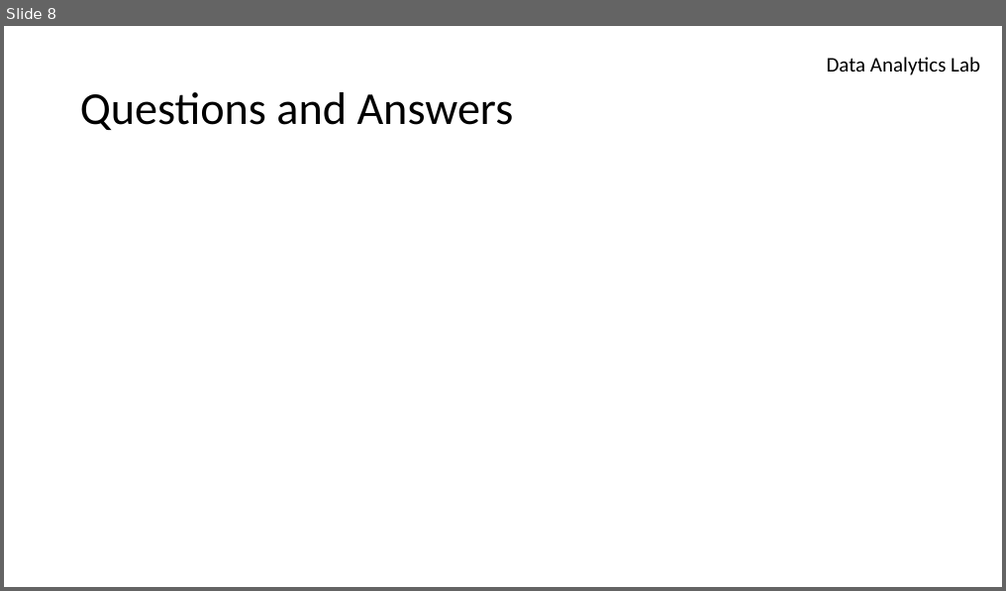
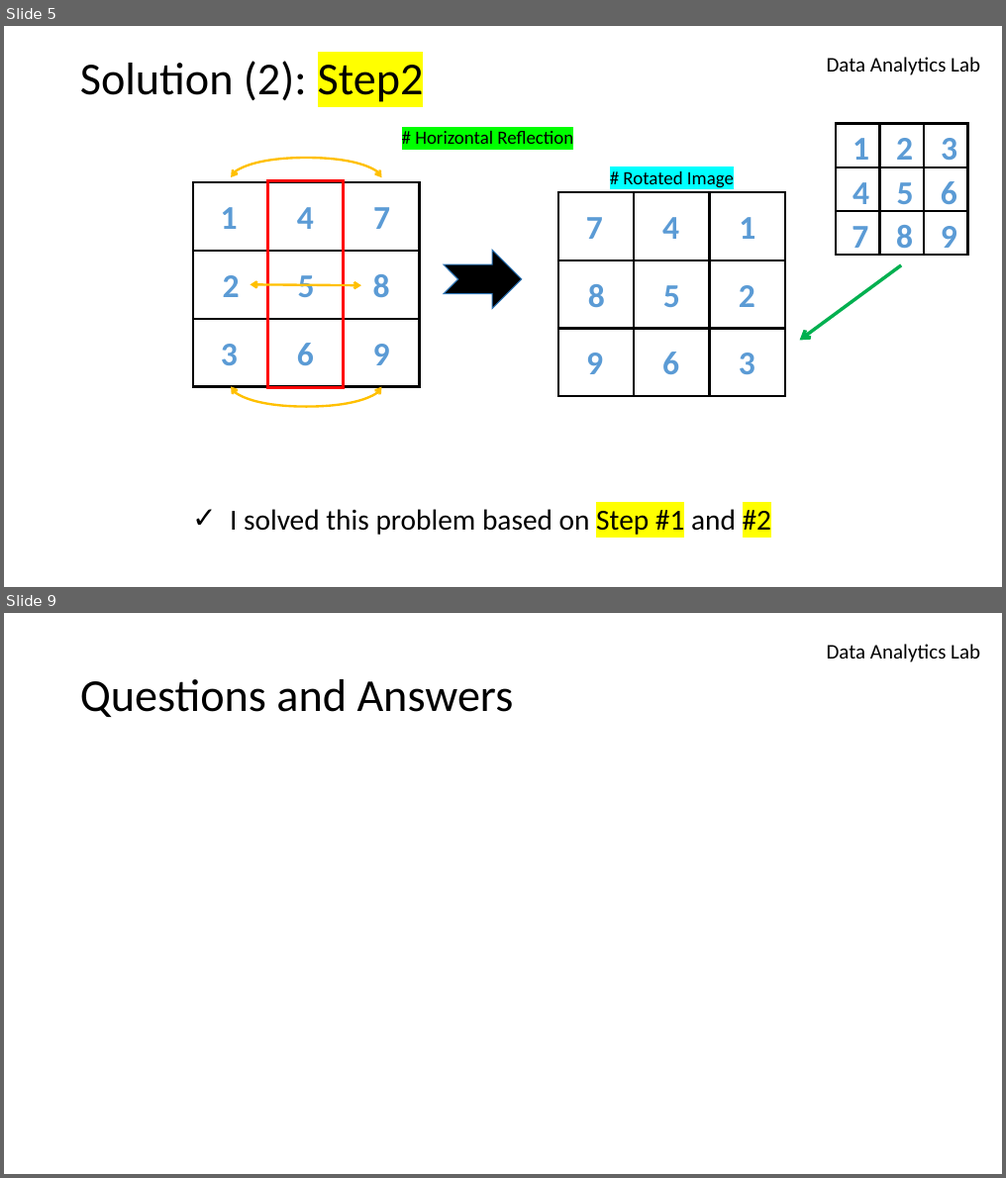
Before and after one commit to azimjaan21/algoMAP, a slide deck: Arrays & Strings/#3.pptx. Shown one above the other, each under a label of ours: slide 8 before the commit, slides 5 and 9 after it; the slides between them are not shown. The pictures are 1006x591 and 1006x1178 pixels, drawn with LibreOffice and Linux fonts; fonts in the diff are those of the drawing; background and template pictures are left out. Boxes give left, top, right and bottom in pixels: in the first picture for what was removed or moved away, otherwise in the second. Text is boxed around its words. In the diff, an @@ line names an element or a change of style, - is before the commit and + after.

Commit message:
Rotate Image #48 Leetcode is solved

```diff
--- a/Arrays & Strings/#3.pptx
+++ b/Arrays & Strings/#3.pptx
@@ slide 5 added at (x1=4, y1=26, x2=1002, y2=587), background #FFFFFF; not listed: 1 template element that a slide beside it also shows @@
@@ title added at (x1=80, y1=57, x2=424, y2=106), 44 pt, text #000000 @@
+Solution (2): Step2
@@ group added at (x1=193, y1=131, x2=785, y2=406): 20 texts, 19 rectangles, 2 curved double arrows, 1 double arrow, 1 notched right arrow @@
+1
+8
+6
+5
+7
+4
+3
+2
+9
+# Horizontal Reflection
+7
+2
+6
+5
+1
+4
+9
+8
+3
+# Rotated Image
@@ group added at (x1=836, y1=123, x2=968, y2=256): 9 rectangles, 9 texts @@
+1
+6
+8
+5
+3
+2
+7
+4
+9
@@ arrow added from (902, 266) to (800, 341), #00B050 3.25 pt @@
@@ text added at (x1=230, y1=509, x2=771, y2=535), 28 pt, text #000000 @@
+✓ I solved this problem based on Step #1 and #2
@@ what was slide 8 is now slide 9 @@
```
Also in this commit, not shown: 5 slides changed, 2 other slides added, 2 slides removed, 2 other files.
